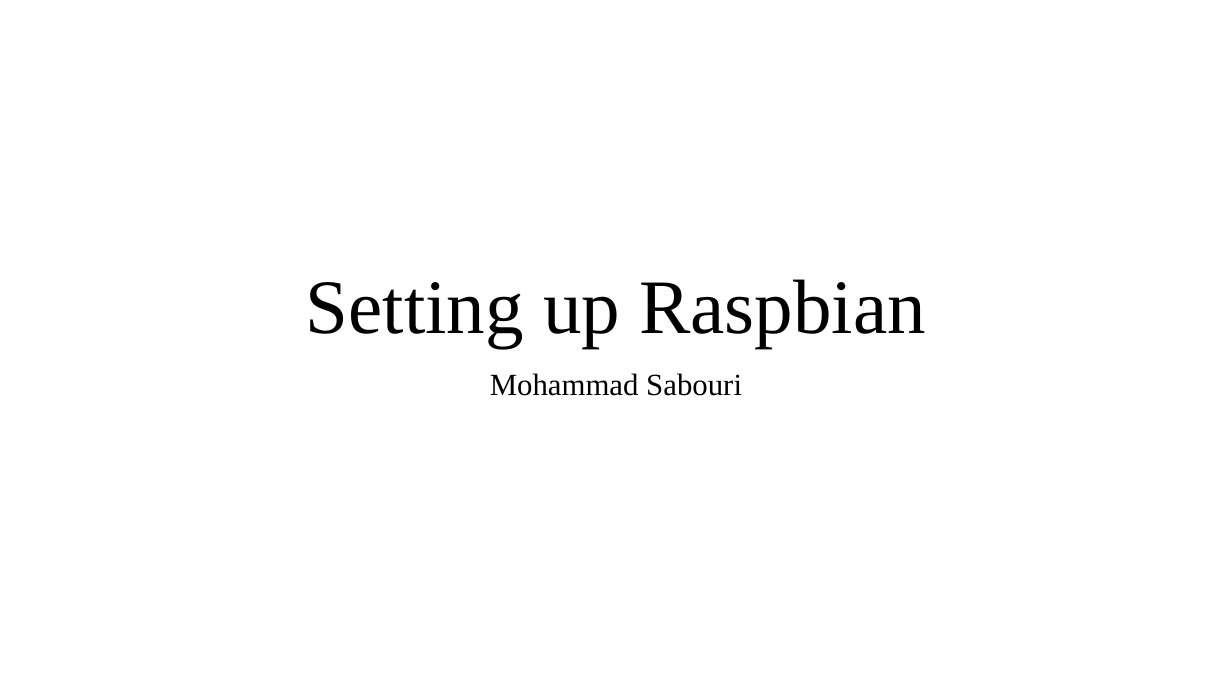
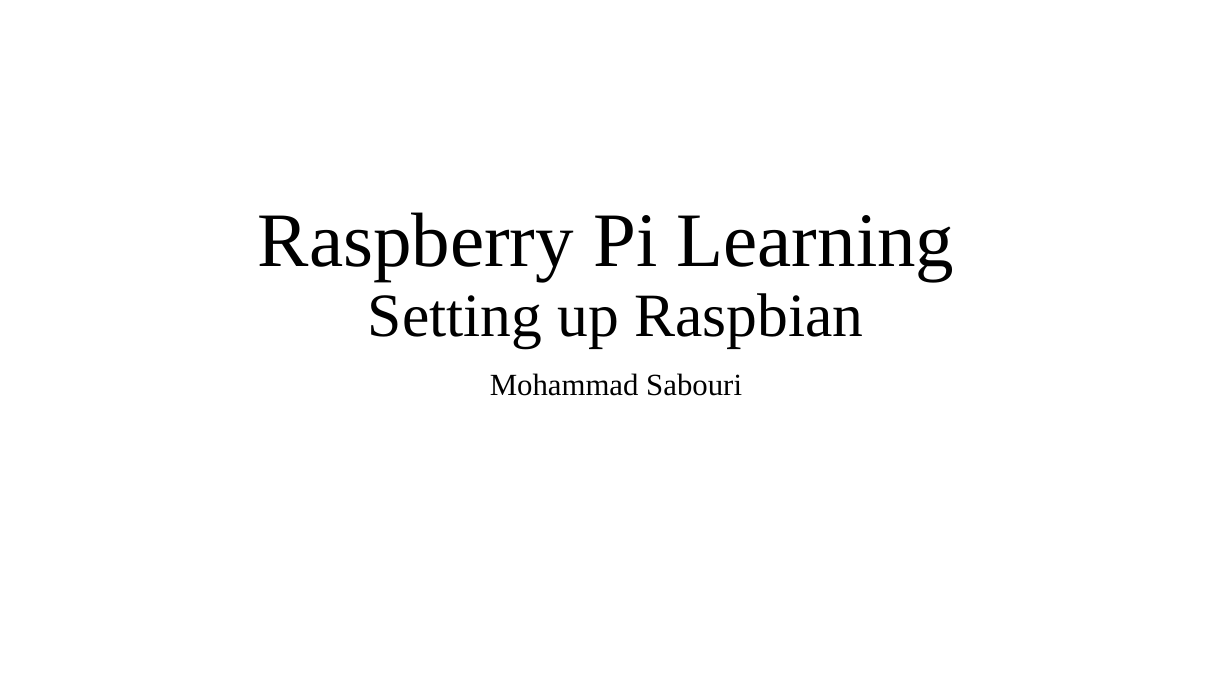
Before and after one commit to sabouri1994/Coursera_IOT_Specialization-, a slide deck: slide 1 of 4-The Raspberry Pi Platform and Python Programming for the Raspberry Pi/Week1/1_ Setup.pptx. Drawn at 1232x693 pixels with LibreOffice and Linux fonts; fonts in the diff are those of the drawing. Boxes give left, top, right and bottom in pixels: in the first picture for what was removed or moved away, otherwise in the second. Text is boxed around its words. In the diff, an @@ line names an element or a change of style, - is before the commit and + after.

Commit message:
Raspberry Pi

```diff
--- a/4-The Raspberry Pi Platform and Python Programming for the Raspberry Pi/Week1/1_ Setup.pptx
+++ b/4-The Raspberry Pi Platform and Python Programming for the Raspberry Pi/Week1/1_ Setup.pptx
@@ title at bbox=[258, 212, 955, 348]: text changed @@
-Setting up Raspbian
+Raspberry Pi Learning
+Setting up Raspbian
```
Also in this commit, not shown: 3 other slides changed, 17 slides added.
